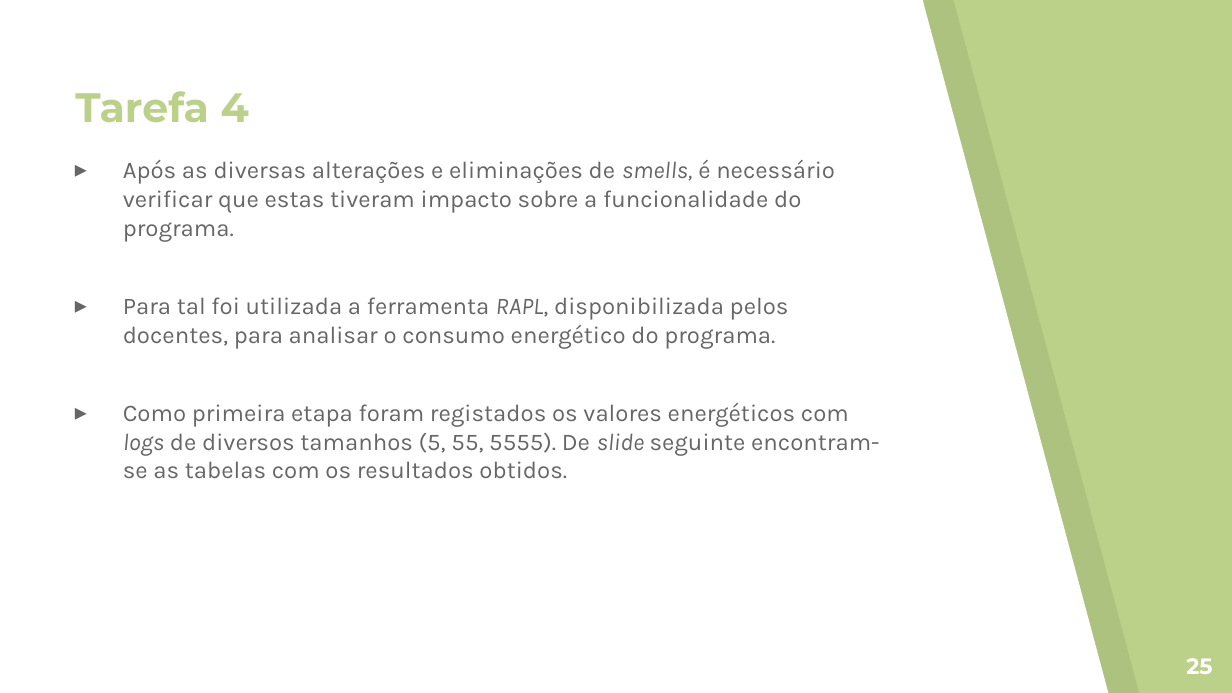
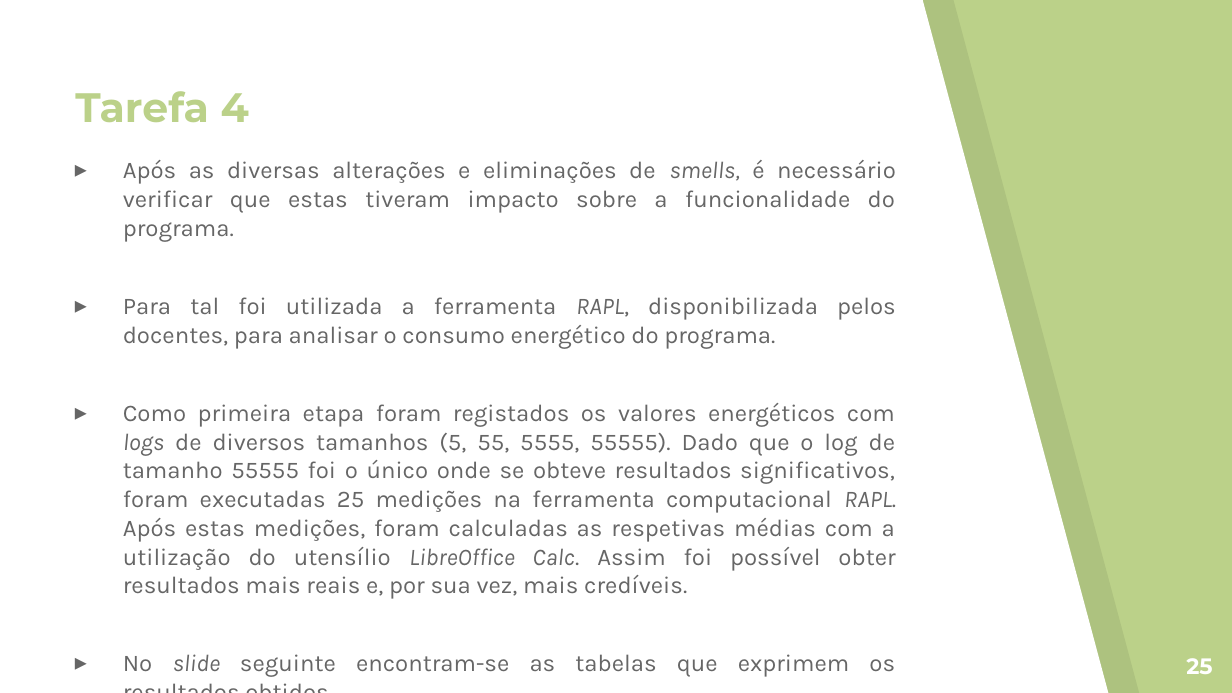
Before and after one commit to Nelson198/ATS, a slide deck: slide 25 of Apresentação.pptx. Drawn at 1232x693 pixels with LibreOffice and Linux fonts; fonts in the diff are those of the drawing. Boxes give left, top, right and bottom in pixels: in the first picture for what was removed or moved away, otherwise in the second. Text is boxed around its words. In the diff, an @@ line names an element or a change of style, - is before the commit and + after.

Commit message:
#118 Commit: Fim     --> PPT: novas tabelas + correção de erros ortográficos + adição de informação;     --> Relatório: correção de erros ortográficos.

```diff
--- a/Apresentação.pptx
+++ b/Apresentação.pptx
@@ text at box(123, 160, 896, 349): alignment left to justified @@
@@ text at box(123, 403, 896, 671): text changed @@
-▸ Como primeira etapa foram registados os valores energéticos com logs de diversos tamanhos (5, 55, 5555). De slide seguinte encontram-se as tabelas com os resultados obtidos.
+▸ Como primeira etapa foram registados os valores energéticos com logs de diversos tamanhos (5, 55, 5555, 55555). Dado que o log de tamanho 55555 foi o único onde se obteve resultados significativos, foram executadas 25 medições na ferramenta computacional RAPL. Após estas medições, foram calculadas as respetivas médias com a utilização do utensílio LibreOffice Calc. Assim foi possível obter resultados mais reais e, por sua vez, mais credíveis.
+▸ No slide seguinte encontram-se as tabelas que exprimem os resultados obtidos.
```
Also in this commit, not shown: 2 other slides changed, 3 other files.
